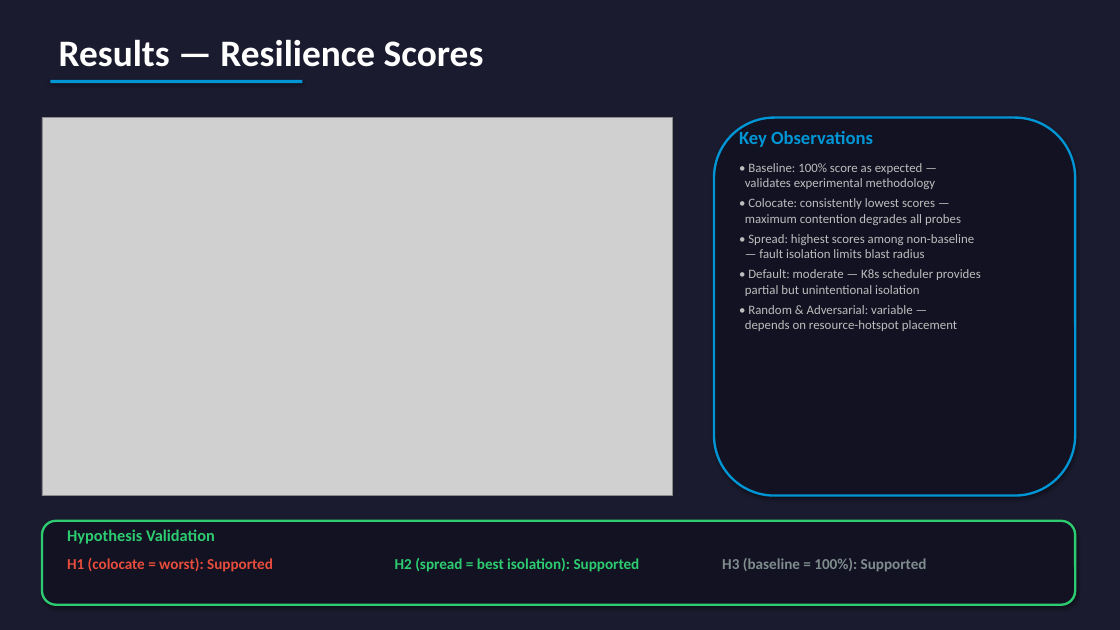
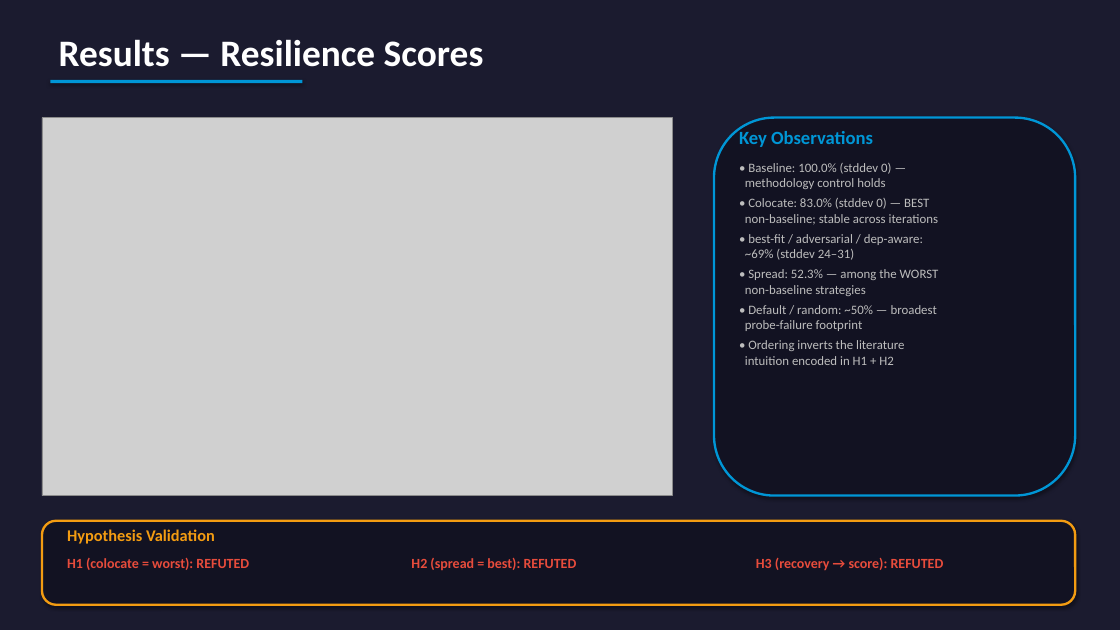
Before and after one commit to yhu02/uva-msc-thesis, a slide deck: slide 9 of ChaosProbe_Presentation.pptx. Drawn at 1120x630 pixels with LibreOffice and Linux fonts; fonts in the diff are those of the drawing; grey boxes stand for pictures. Boxes give left, top, right and bottom in pixels: in the first picture for what was removed or moved away, otherwise in the second. Text is boxed around its words. In the diff, an @@ line names an element or a change of style, - is before the commit and + after.

```diff
--- a/ChaosProbe_Presentation.pptx
+++ b/ChaosProbe_Presentation.pptx
@@ text at [745,163,939,365]: text changed @@
-• Baseline: 100% score as expected —
-validates experimental methodology
-• Colocate: consistently lowest scores —
-maximum contention degrades all probes
-• Spread: highest scores among non-baseline
-— fault isolation limits blast radius
-• Default: moderate — K8s scheduler provides
-partial but unintentional isolation
-• Random & Adversarial: variable —
-depends on resource-hotspot placement
+• Baseline: 100.0% (stddev 0) —
+methodology control holds
+• Colocate: 83.0% (stddev 0) — BEST
+non-baseline; stable across iterations
+• best-fit / adversarial / dep-aware:
+~69% (stddev 24–31)
+• Spread: 52.3% — among the WORST
+non-baseline strategies
+• Default / random: ~50% — broadest
+probe-failure footprint
+• Ordering inverts the literature
+intuition encoded in H1 + H2
@@ rounded rectangle at [42,521,1075,605]: outline #2ECC71 2 pt to #F39C12 2 pt @@
@@ text "Hypothesis Validation" at [67,529,215,544]: text colour #2ECC71 to #F39C12 @@
@@ text at [67,558,249,570]: text changed; size 13 to 12 pt @@
-H1 (colocate = worst): Supported
+H1 (colocate = worst): REFUTED
@@ text at [411,558,577,570]: text changed; size 13 to 12 pt; text colour #2ECC71 to #E74C3C @@
-H2 (spread = best isolation): Supported
+H2 (spread = best): REFUTED
@@ text at [756,558,944,570]: text changed; size 13 to 12 pt; text colour #7F8C8D to #E74C3C @@
-H3 (baseline = 100%): Supported
+H3 (recovery → score): REFUTED
```
Also in this commit, not shown: 6 other slides changed, 3 other files.
